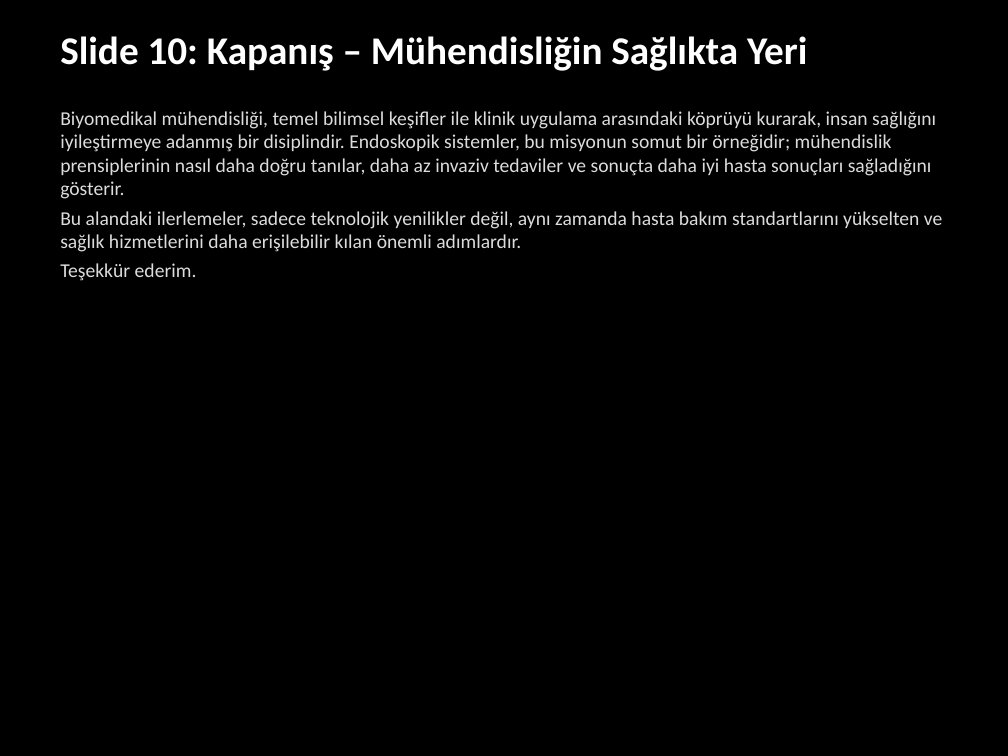
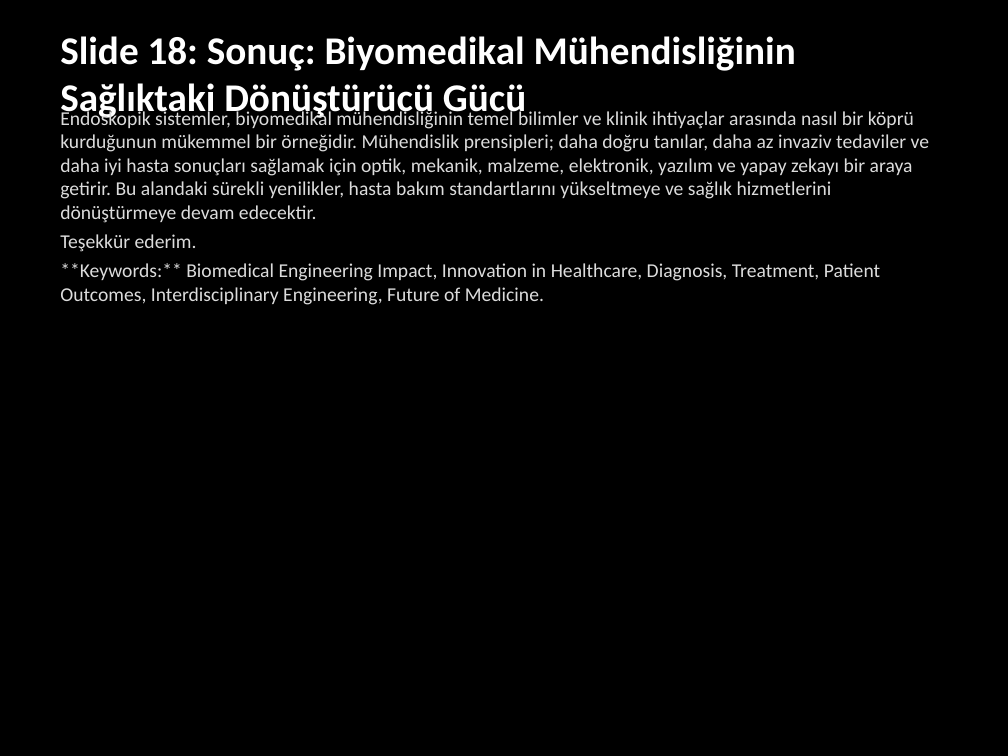
Before and after one commit to abdurrahimagca/tmp-midterm, a slide deck: slide 18 of bmg/biyomedikal_sunum.pptx (slide 10 before the commit). Drawn at 1008x756 pixels with LibreOffice and Linux fonts; fonts in the diff are those of the drawing. Boxes give left, top, right and bottom in pixels: in the first picture for what was removed or moved away, otherwise in the second. Text is boxed around its words. In the diff, an @@ line names an element or a change of style, - is before the commit and + after.

```diff
--- a/bmg/biyomedikal_sunum.pptx
+++ b/bmg/biyomedikal_sunum.pptx
@@ text at bbox=[60, 36, 796, 121]: text changed @@
-Slide 10: Kapanış – Mühendisliğin Sağlıkta Yeri
+Slide 18: Sonuç: Biyomedikal Mühendisliğinin Sağlıktaki Dönüştürücü Gücü
@@ text at bbox=[60, 109, 929, 223]: text changed @@
-Biyomedikal mühendisliği, temel bilimsel keşifler ile klinik uygulama arasındaki köprüyü kurarak, insan sağlığını iyileştirmeye adanmış bir disiplindir. Endoskopik sistemler, bu misyonun somut bir örneğidir; mühendislik prensiplerinin nasıl daha doğru tanılar, daha az invaziv tedaviler ve sonuçta daha iyi hasta sonuçları sağladığını gösterir.
-Bu alandaki ilerlemeler, sadece teknolojik yenilikler değil, aynı zamanda hasta bakım standartlarını yükselten ve sağlık hizmetlerini daha erişilebilir kılan önemli adımlardır.
+Endoskopik sistemler, biyomedikal mühendisliğinin temel bilimler ve klinik ihtiyaçlar arasında nasıl bir köprü kurduğunun mükemmel bir örneğidir. Mühendislik prensipleri; daha doğru tanılar, daha az invaziv tedaviler ve daha iyi hasta sonuçları sağlamak için optik, mekanik, malzeme, elektronik, yazılım ve yapay zekayı bir araya getirir. Bu alandaki sürekli yenilikler, hasta bakım standartlarını yükseltmeye ve sağlık hizmetlerini dönüştürmeye devam edecektir.
@@ text at bbox=[60, 263, 880, 305]: paragraph added @@
+**Keywords:** Biomedical Engineering Impact, Innovation in Healthcare, Diagnosis, Treatment, Patient Outcomes, Interdisciplinary Engineering, Future of Medicine.
```
Also in this commit, not shown: 8 other slides changed, 9 slides added, 1 slide removed, 3 other files.
